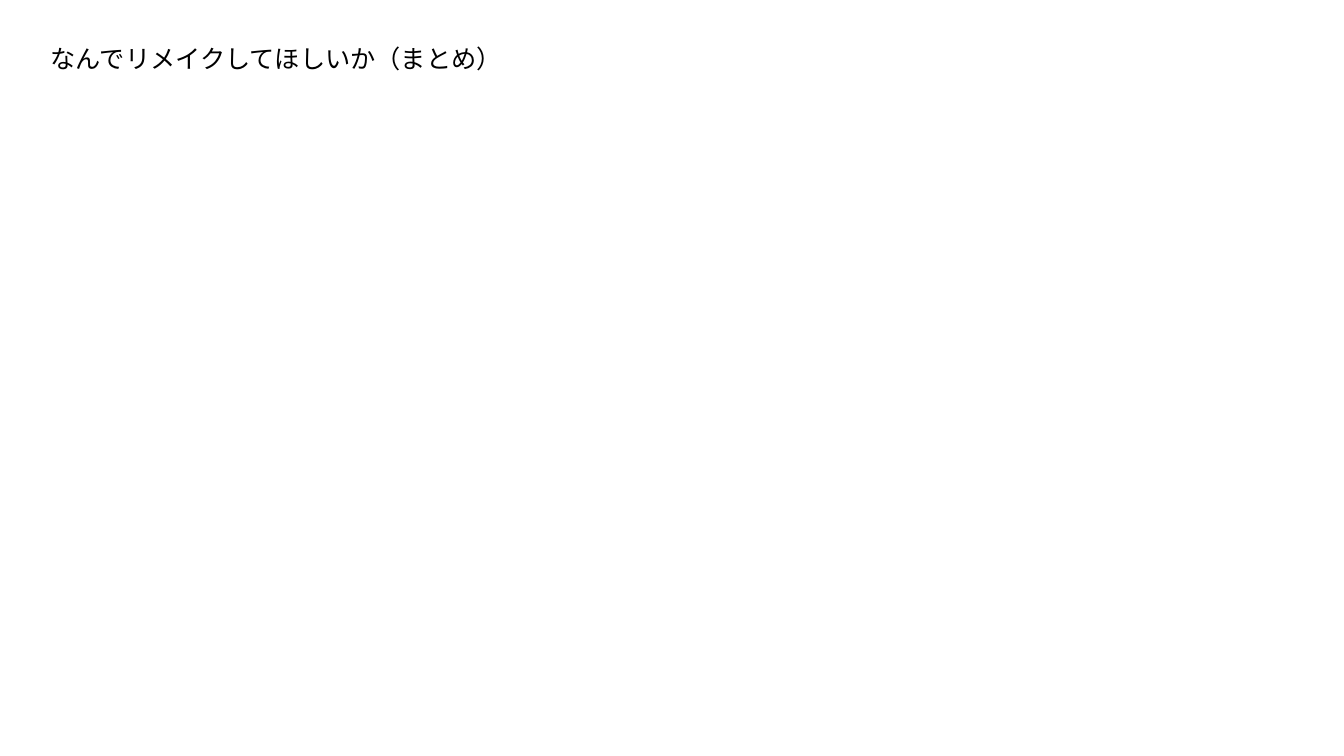
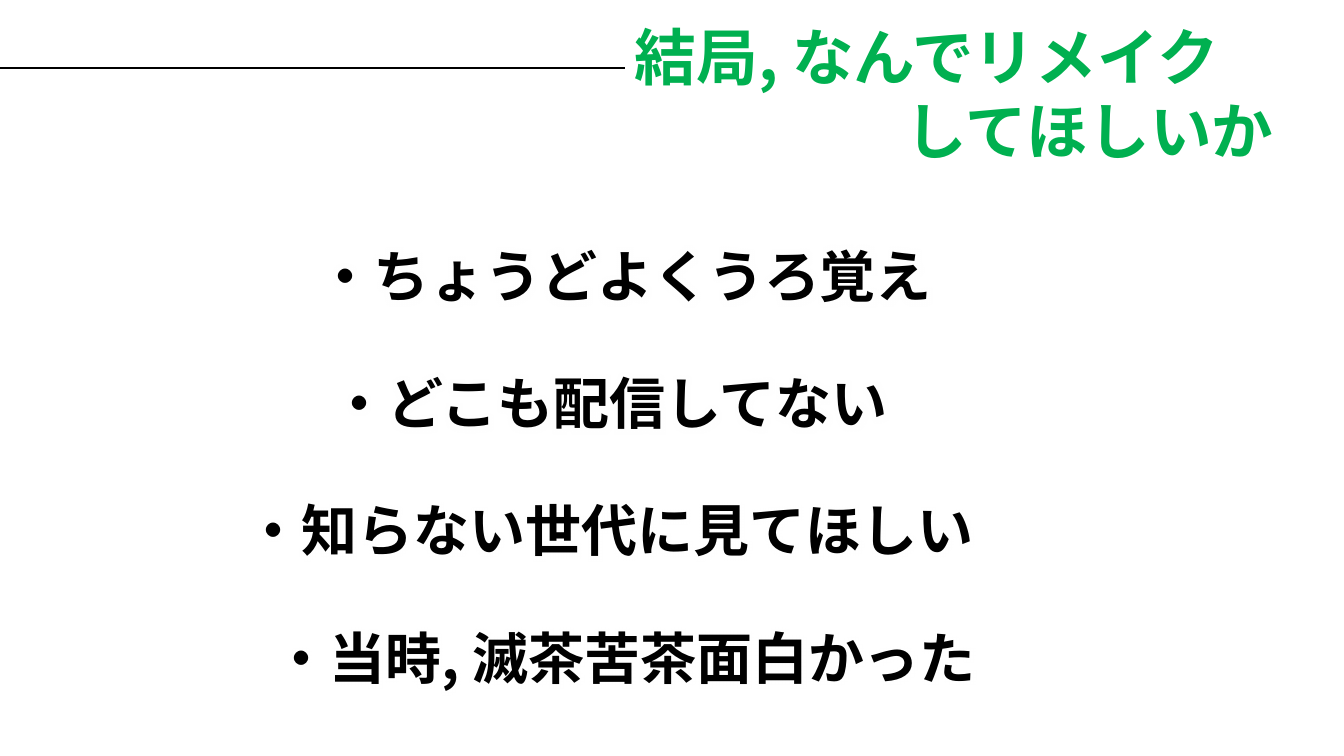
Before and after one commit to IrisawaKazan/model, a slide deck: slide 5 of PowerPoint/今リメイクしてほしいものプレゼンR_01_入澤風山.pptx. Drawn at 1344x756 pixels with LibreOffice and Linux fonts; fonts in the diff are those of the drawing; background and template pictures are left out. Boxes give left, top, right and bottom in pixels: in the first picture for what was removed or moved away, otherwise in the second. Text is boxed around its words. In the diff, an @@ line names an element or a change of style, - is before the commit and + after.

```diff
--- a/PowerPoint/今リメイクしてほしいものプレゼンR_01_入澤風山.pptx
+++ b/PowerPoint/今リメイクしてほしいものプレゼンR_01_入澤風山.pptx
@@ text at box(635, 27, 1273, 158): text changed; size 18 to 44 pt; text colour #000000 to #00B050; bold on @@
-なんでリメイクしてほしいか（まとめ）
+結局, なんでリメイク
+してほしいか
@@ line added from (0, 68) to (625, 68), #000000 1.5 pt @@
@@ text added at box(318, 249, 932, 302), 40 pt, text #000000, bold @@
+・ちょうどよくうろ覚え
@@ text added at box(331, 376, 887, 429), 40 pt, text #000000, bold @@
+・どこも配信してない
@@ text added at box(246, 503, 973, 556), 40 pt, text #000000, bold @@
+・知らない世代に見てほしい
@@ text added at box(274, 631, 976, 691), 40 pt, text #000000, bold @@
+・当時, 滅茶苦茶面白かった
```
Also in this commit, not shown: 4 other slides changed.
